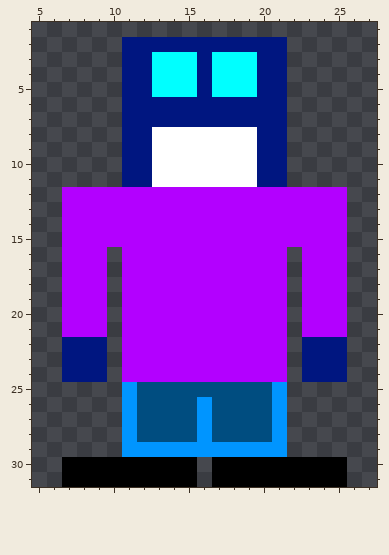
One commit to this pixel-art sprite: person1.png. This is how it looked before the edit.
The file is 32x32 pixels. Shown: x 5..27, y 1..31.
Now the later version:
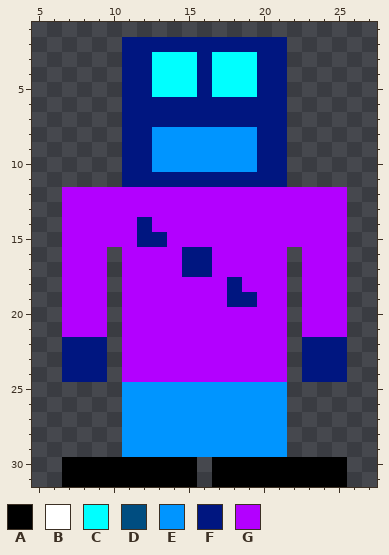
Palette (. is transparent): A #000000  B #ffffff  C #00ffff  D #004d80  E #0095ff  F #001680  G #b300ff
What changed:
{"y":8,"x":13,"old":"BBBBBBB","new":"EEEEEEE"}
{"y":9,"x":13,"old":"BBBBBBB","new":"EEEEEEE"}
{"y":10,"x":13,"old":"BBBBBBB","new":"EEEEEEE"}
{"y":11,"x":13,"old":"BBBBBBB","new":"FFFFFFF"}
{"y":14,"x":12,"old":"G","new":"F"}
{"y":15,"x":12,"old":"GG","new":"FF"}
{"y":16,"x":15,"old":"GG","new":"FF"}
{"y":17,"x":15,"old":"GG","new":"FF"}
{"y":18,"x":18,"old":"G","new":"F"}
{"y":19,"x":18,"old":"GG","new":"FF"}
{"y":25,"x":12,"old":"DDDDDDDDD","new":"EEEEEEEEE"}
{"y":26,"x":12,"old":"DDDD","new":"EEEE"}
{"y":26,"x":17,"old":"DDDD","new":"EEEE"}
{"y":27,"x":12,"old":"DDDD","new":"EEEE"}
{"y":27,"x":17,"old":"DDDD","new":"EEEE"}
{"y":28,"x":12,"old":"DDDD","new":"EEEE"}
{"y":28,"x":17,"old":"DDDD","new":"EEEE"}
{"label":"changed","picture_box":[137,127,257,307]}
{"label":"changed","picture_box":[137,382,272,442]}
